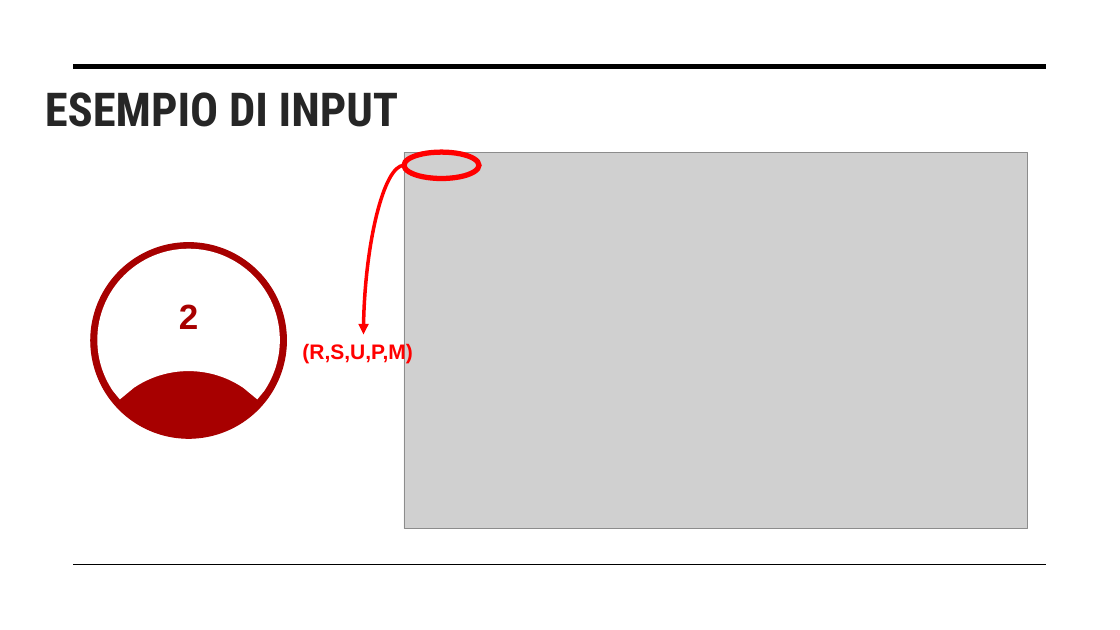
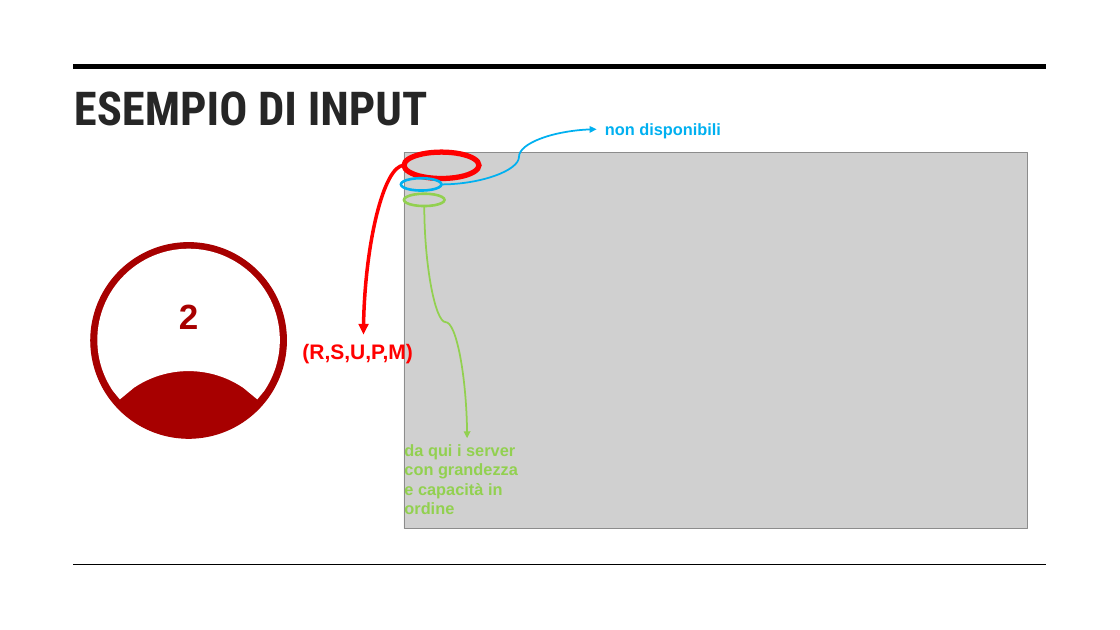
Before and after one commit to exo404/OptimizeDatacenter_Hashcode2015, a slide deck: slide 8 of Optimize Datacenter.pptx. Drawn at 1120x630 pixels with LibreOffice and Linux fonts; fonts in the diff are those of the drawing; grey boxes stand for pictures. Boxes give left, top, right and bottom in pixels: in the first picture for what was removed or moved away, otherwise in the second. Text is boxed around its words. In the diff, an @@ line names an element or a change of style, - is before the commit and + after.

```diff
--- a/Optimize Datacenter.pptx
+++ b/Optimize Datacenter.pptx
@@ text "ESEMPIO DI INPUT": place and size @@
-text "ESEMPIO DI INPUT" at (45, 92, 399, 127)
+text "ESEMPIO DI INPUT" at (74, 91, 428, 126)
@@ curved arrow added from (442, 185) to (597, 129), #00B0F0 1.5 pt @@
@@ text added at (605, 123, 721, 139), 14 pt, text #00B0F0, bold @@
+non disponibili
@@ ellipse added at (401, 178, 441, 191), outline #00B0F0 2.25 pt @@
@@ ellipse added at (404, 194, 444, 207), outline #92D050 2.25 pt @@
@@ curved arrow added from (424, 206) to (467, 439), #92D050 1.5 pt @@
@@ text added at (404, 442, 518, 518), 14 pt, text #92D050, bold @@
+da qui i server con grandezza e capacità in ordine
```
Also in this commit, not shown: 24 other slides changed.
